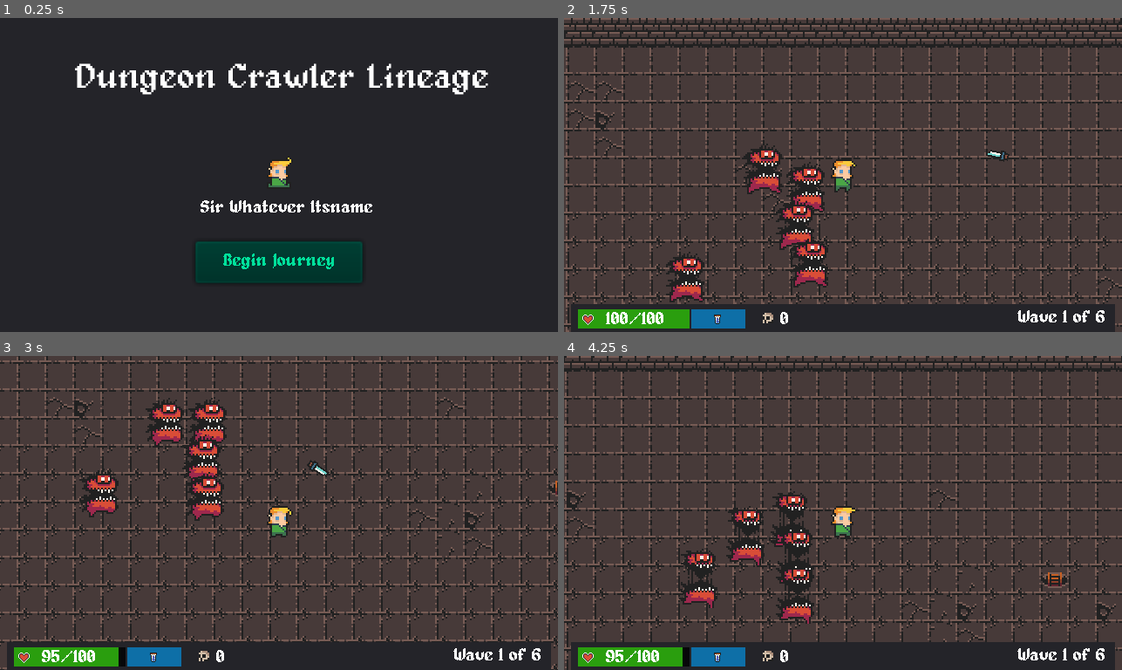
Above: before the commit, frames 1-4 (two rows, left to right).
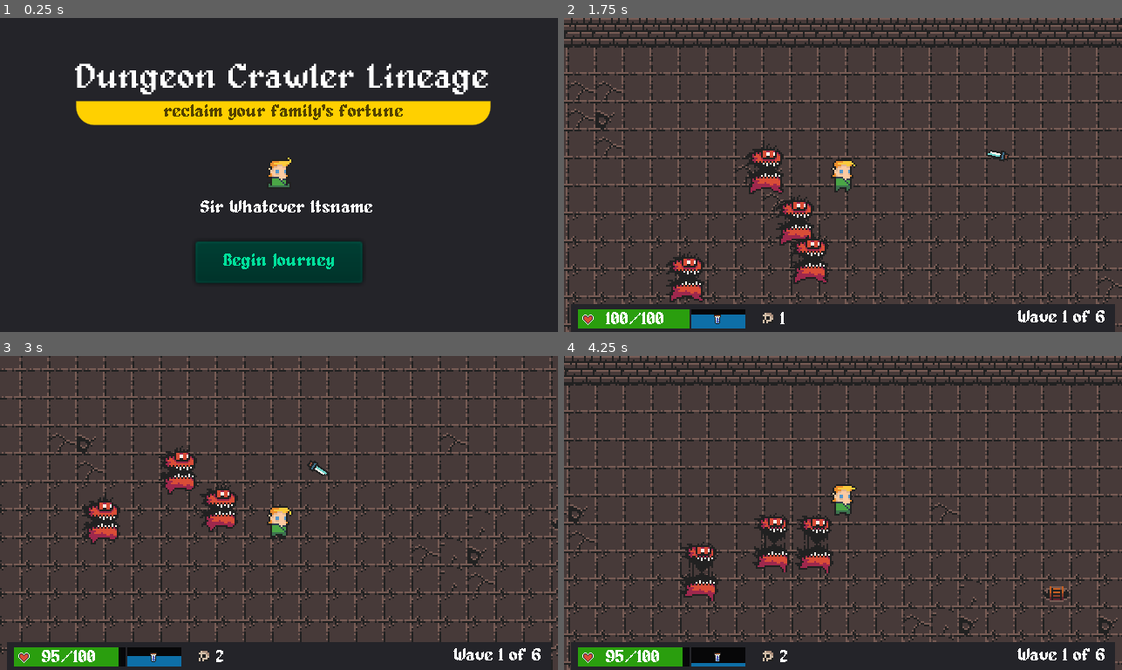
Above: after the commit, the same moments.

Repository: sandroscosta/uevora-dungeon-legacy
Game: Godot game, scene res://src/scenes/StartScreen.tscn
Same seed, same stepped clock (60 frames per second), same inputs: the game is played once before the commit and once after it.
Inputs (mouse positions are in pixels of both pictures, inside the frame that each line leads up to):
- Up to frame 1 (0.25 s): no input
- Up to frame 2 (1.75 s): click "Begin Journey" at 0.5 s; move the mouse to (965, 159) at 1.27 s; press the mouse at (965, 159) at 1.28 s; hold Right (ui_right) from 1.28 s (still down); right-click (965, 159) at 1.55 s
- Up to frame 3 (3 s): move the mouse to (167, 528) at 2.02 s; release Right (ui_right) at 2.03 s; release the mouse at (167, 528) at 2.03 s; hold Down (ui_down) 2.03-2.78 s; right-click (167, 528) at 2.1 s; click (167, 528) at 2.3 s; move the mouse to (334, 443) at 2.77 s; press the mouse at (334, 443) at 2.78 s; hold Right (ui_right) from 2.78 s (still down)
- Up to frame 4 (4.25 s): right-click (898, 443) at 3.05 s; move the mouse to (815, 575) at 3.52 s; release Right (ui_right) at 3.53 s; release the mouse at (815, 575) at 3.53 s; hold Up (ui_up) from 3.53 s (still down); right-click (815, 575) at 3.6 s; click (815, 575) at 3.8 s

The runs differ from the first frame. In frame 1, 5.7% of the frame differs, in the area x 13-88%, y 26-35%; in frame 2, 2.3%; in frame 3, 34%, in the area x 0-100%, y 0-100%; in frame 4, 33%.

Commit message:
feat: add special attacks

Diff:
--- a/project.godot
+++ b/project.godot
@@ -133,6 +133,11 @@
 "events": [ Object(InputEventMouseButton,"resource_local_to_scene":false,"resource_name":"","device":0,"alt":false,"shi …(212 unchanged characters)…
  ]
 }
+power={
+"deadzone": 0.5,
+"events": [ Object(InputEventMouseButton,"resource_local_to_scene":false,"resource_name":"","device":0,"alt":false,"shift":false,"control":false,"meta":false,"command":false,"button_mask":0,"position":Vector2( 0, 0 ),"global_position":Vector2( 0, 0 ),"factor":1.0,"button_index":2,"pressed":false,"doubleclick":false,"script":null)
+ ]
+}
 
 [layer_names]
 
--- a/src/scenes/Game.tscn
+++ b/src/scenes/Game.tscn
@@ -23,3 +23,9 @@
 script = SubResource( 1 )
 
 [node name="SpawnTimer" type="Timer" parent="."]
+
+[node name="ManaSpawnTimer" type="Timer" parent="."]
+wait_time = 10.0
+autostart = true
+
+[connection signal="timeout" from="ManaSpawnTimer" to="." method="_on_ManaSpawnTimer_timeout"]
--- a/src/scenes/GameUi.tscn
+++ b/src/scenes/GameUi.tscn
@@ -7,6 +7,7 @@
 [ext_resource path="res://assets/sprites/frames/skull.png" type="Texture" id=5]
 [ext_resource path="res://assets/sprites/frames/flask_blue.png" type="Texture" id=6]
 [ext_resource path="res://assets/sprites/frames/ui_heart_full.png" type="Texture" id=7]
+[ext_resource path="res://src/scripts/ManaBar.gd" type="Script" id=8]
 
 [sub_resource type="StyleBoxFlat" id=1]
 bg_color = Color( 0.168627, 0.623529, 0.0588235, 1 )
@@ -77,8 +78,10 @@
 custom_styles/fg = SubResource( 3 )
 custom_styles/bg = SubResource( 4 )
 max_value = 10.0
+step = 1.0
 value = 10.0
 percent_visible = false
+script = ExtResource( 8 )
 
 [node name="UiHeartFull" type="Sprite" parent="."]
 position = Vector2( 14, 173 )
--- /dev/null
+++ b/src/scenes/IceBall.tscn
@@ -0,0 +1,58 @@
+[gd_scene load_steps=34 format=2]
+
+[ext_resource path="res://assets/sprites/IceBall/6.png" type="Texture" id=1]
+[ext_resource path="res://assets/sprites/IceBall/7.png" type="Texture" id=2]
+[ext_resource path="res://assets/sprites/IceBall/8.png" type="Texture" id=3]
+[ext_resource path="res://assets/sprites/IceBall/9.png" type="Texture" id=4]
+[ext_resource path="res://assets/sprites/IceBall/4.png" type="Texture" id=5]
+[ext_resource path="res://assets/sprites/IceBall/5.png" type="Texture" id=6]
+[ext_resource path="res://assets/sprites/IceBall/2.png" type="Texture" id=7]
+[ext_resource path="res://assets/sprites/IceBall/3.png" type="Texture" id=8]
+[ext_resource path="res://assets/sprites/IceBall/1.png" type="Texture" id=9]
+[ext_resource path="res://assets/sprites/IceBall/18.png" type="Texture" id=10]
+[ext_resource path="res://assets/sprites/IceBall/10.png" type="Texture" id=11]
+[ext_resource path="res://assets/sprites/IceBall/22.png" type="Texture" id=12]
+[ext_resource path="res://assets/sprites/IceBall/28.png" type="Texture" id=13]
+[ext_resource path="res://assets/sprites/IceBall/30.png" type="Texture" id=14]
+[ext_resource path="res://assets/sprites/IceBall/20.png" type="Texture" id=15]
+[ext_resource path="res://assets/sprites/IceBall/11.png" type="Texture" id=16]
+[ext_resource path="res://assets/sprites/IceBall/14.png" type="Texture" id=17]
+[ext_resource path="res://assets/sprites/IceBall/12.png" type="Texture" id=18]
+[ext_resource path="res://assets/sprites/IceBall/19.png" type="Texture" id=19]
+[ext_resource path="res://assets/sprites/IceBall/23.png" type="Texture" id=20]
+[ext_resource path="res://assets/sprites/IceBall/13.png" type="Texture" id=21]
+[ext_resource path="res://assets/sprites/IceBall/25.png" type="Texture" id=22]
+[ext_resource path="res://assets/sprites/IceBall/26.png" type="Texture" id=23]
+[ext_resource path="res://assets/sprites/IceBall/24.png" type="Texture" id=24]
+[ext_resource path="res://assets/sprites/IceBall/29.png" type="Texture" id=25]
+[ext_resource path="res://assets/sprites/IceBall/21.png" type="Texture" id=26]
+[ext_resource path="res://assets/sprites/IceBall/17.png" type="Texture" id=27]
+[ext_resource path="res://assets/sprites/IceBall/27.png" type="Texture" id=28]
+[ext_resource path="res://assets/sprites/IceBall/15.png" type="Texture" id=29]
+[ext_resource path="res://assets/sprites/IceBall/16.png" type="Texture" id=30]
+[ext_resource path="res://src/scripts/IceBall.gd" type="Script" id=31]
+
+[sub_resource type="SpriteFrames" id=1]
+animations = [ {
+"frames": [ ExtResource( 9 ), ExtResource( 7 ), ExtResource( 8 ), ExtResource( 5 ), ExtResource( 6 ), ExtResource( 1 ), ExtResource( 2 ), ExtResource( 3 ), ExtResource( 4 ), ExtResource( 11 ), ExtResource( 16 ), ExtResource( 18 ), ExtResource( 21 ), ExtResource( 17 ), ExtResource( 29 ), ExtResource( 30 ), ExtResource( 27 ), ExtResource( 10 ), ExtResource( 19 ), ExtResource( 15 ), ExtResource( 26 ), ExtResource( 12 ), ExtResource( 20 ), ExtResource( 24 ), ExtResource( 22 ), ExtResource( 23 ), ExtResource( 28 ), ExtResource( 13 ), ExtResource( 25 ), ExtResource( 14 ) ],
+"loop": true,
+"name": "fly",
+"speed": 15.0
+} ]
+
+[sub_resource type="CircleShape2D" id=2]
+radius = 7.07107
+
+[node name="IceBall" type="Area2D"]
+script = ExtResource( 31 )
+
+[node name="AnimatedSprite" type="AnimatedSprite" parent="."]
+frames = SubResource( 1 )
+animation = "fly"
+frame = 20
+playing = true
+
+[node name="CollisionShape2D" type="CollisionShape2D" parent="."]
+shape = SubResource( 2 )
+
+[connection signal="body_entered" from="." to="." method="_on_IceBall_body_entered"]
--- /dev/null
+++ b/src/scenes/ManaFlask.tscn
@@ -0,0 +1,19 @@
+[gd_scene load_steps=4 format=2]
+
+[ext_resource path="res://assets/sprites/frames/flask_blue.png" type="Texture" id=1]
+[ext_resource path="res://src/scripts/ManaFlask.gd" type="Script" id=2]
+
+[sub_resource type="RectangleShape2D" id=1]
+extents = Vector2( 4, 5.5 )
+
+[node name="ManaFlask" type="Area2D"]
+script = ExtResource( 2 )
+
+[node name="Sprite" type="Sprite" parent="."]
+texture = ExtResource( 1 )
+
+[node name="CollisionShape2D" type="CollisionShape2D" parent="."]
+position = Vector2( 0, 1.5 )
+shape = SubResource( 1 )
+
+[connection signal="body_entered" from="." to="." method="_on_ManaFlask_body_entered"]
--- a/src/scenes/StartScreen.tscn
+++ b/src/scenes/StartScreen.tscn
@@ -7,6 +7,11 @@
 [sub_resource type="DynamicFont" id=1]
 size = 20
 font_data = ExtResource( 1 )
+
+[sub_resource type="StyleBoxFlat" id=2]
+bg_color = Color( 1, 0.819608, 0, 1 )
+corner_radius_bottom_right = 10
+corner_radius_bottom_left = 10
 
 [node name="StartScreen" type="Control"]
 anchor_right = 1.0
@@ -47,4 +52,19 @@
 text = "Sir Whatever Itsname"
 align = 1
 
+[node name="PanelBG" type="Panel" parent="."]
+margin_left = 44.0
+margin_top = 48.0
+margin_right = 281.0
+margin_bottom = 61.0
+custom_styles/panel = SubResource( 2 )
+
+[node name="Label" type="Label" parent="PanelBG"]
+margin_left = 50.0
+margin_top = 1.0
+margin_right = 186.0
+margin_bottom = 11.0
+custom_colors/font_color = Color( 0.333333, 0.262745, 0, 1 )
+text = "reclaim your family's fortune"
+
 [connection signal="pressed" from="StartButton" to="." method="_on_StartButton_pressed"]
--- a/src/scripts/Game.gd
+++ b/src/scripts/Game.gd
@@ -2,6 +2,7 @@
 
 onready var EnemyBase = preload("res://src/scenes/EnemyBase.tscn")
 onready var EnemySpawn = get_node("EnemySpawn")
+onready var ManaFlask = preload("res://src/scenes/ManaFlask.tscn")
 
 var rng = RandomNumberGenerator.new()
 
@@ -21,3 +22,9 @@
 		var enemy = EnemyBase.instance()
 		enemy.position = Vector2(rng.randi_range(50, 200), rng.randi_range(50, 200))
 		EnemySpawn.add_child(enemy)
+
+
+func _on_ManaSpawnTimer_timeout():
+	var flask = ManaFlask.instance()
+	flask.position = Vector2(rng.randi_range(50, 200), rng.randi_range(50, 200))
+	add_child(flask)
--- a/src/scripts/GameState.gd
+++ b/src/scripts/GameState.gd
@@ -38,6 +38,7 @@
 }
 
 var chose_weapons: Array = ["WeaponKnife.tscn", "WeaponAxe.tscn", "WeaponHammer.tscn"]
+var chose_powers: Array = ["IceBall.tscn", "FireBall.tscn"]
 
 func set_max_hp(max_hp: int):
 	_player_max_hp = max_hp
--- /dev/null
+++ b/src/scripts/IceBall.gd
@@ -0,0 +1,16 @@
+extends Area2D
+
+export (int) var speed: int = 300
+export (int) var damage: int = 20
+var hit: bool = false
+var throwable: bool = true
+
+func _process(delta):
+	position += transform.x * speed * delta
+
+
+func _on_IceBall_body_entered(body):
+	if body.is_in_group("enemies"):
+		if body.has_method("handle_hit"):
+			body.handle_hit(damage)
+			queue_free()
--- /dev/null
+++ b/src/scripts/ManaBar.gd
@@ -0,0 +1,11 @@
+extends ProgressBar
+
+
+
+# Called when the node enters the scene tree for the first time.
+func _ready():
+	value = GameState.player_mana
+
+
+func _process(_delta):
+	value = GameState.player_mana
--- /dev/null
+++ b/src/scripts/ManaFlask.gd
@@ -0,0 +1,11 @@
+extends Area2D
+
+
+var mana_value = 2
+
+
+
+func _on_ManaFlask_body_entered(body):
+	if body.name == "Player":
+		GameState.player_mana += mana_value
+		queue_free()
--- a/src/scripts/Player.gd
+++ b/src/scripts/Player.gd
@@ -5,6 +5,7 @@
 var player_scale: Vector2 = Vector2.ZERO
 
 export (PackedScene) var weapon
+export (PackedScene) var power
 onready var aim = get_node("Aim")
 
 var knockback := Vector2.ZERO
@@ -12,11 +13,14 @@
 func _ready():
 	player_scale = GameState.chose_proportions["regular"]
 	weapon = load("res://src/scenes/" + GameState.chose_weapons[0])
+	power = load("res://src/scenes/" + GameState.chose_powers[0])
 	scale = player_scale
 
 func _input(event):
 	if event.is_action_pressed("attack"):
 		attack()
+	if event.is_action_pressed("power"):
+		power()
 
 func get_input():
 	velocity = Vector2(
@@ -42,6 +46,13 @@
 	add_child(weapon_attack)
 	weapon_attack.transform = aim.transform
 
+func power():
+	if GameState.player_mana > 0:
+		var power_attack = power.instance()
+		add_child(power_attack)
+		power_attack.transform = aim.transform
+		GameState.player_mana -= 2
+
 func _on_HurtBox_body_entered(body):
 	if body.is_in_group("enemies"):
 		knockback = body.direction * 120
Binary file added: assets/sprites/FireBall/1.png
Not shown, added: assets/sprites/FireBall/1.png.import
Binary file added: assets/sprites/FireBall/10.png
Not shown, added: assets/sprites/FireBall/10.png.import
Binary file added: assets/sprites/FireBall/11.png
Not shown, added: assets/sprites/FireBall/11.png.import
Binary file added: assets/sprites/FireBall/12.png
Not shown, added: assets/sprites/FireBall/12.png.import
Binary file added: assets/sprites/FireBall/13.png
Not shown, added: assets/sprites/FireBall/13.png.import
Binary file added: assets/sprites/FireBall/14.png
Not shown, added: assets/sprites/FireBall/14.png.import
(and 110 more such lines)
